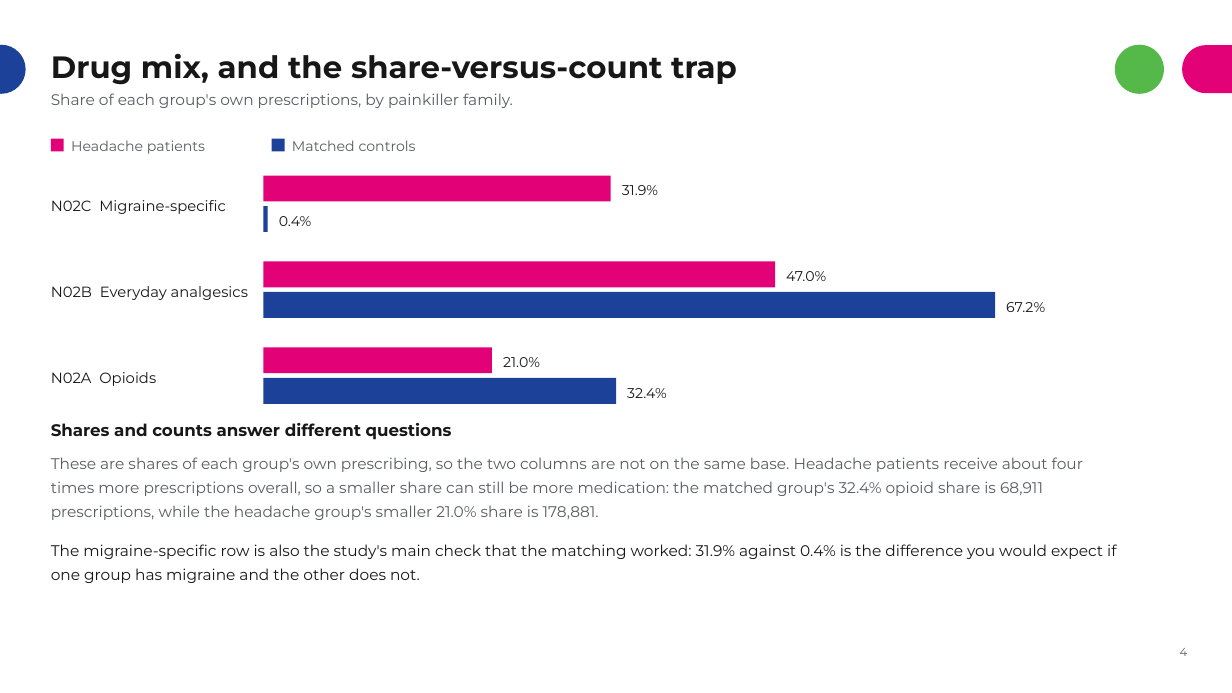
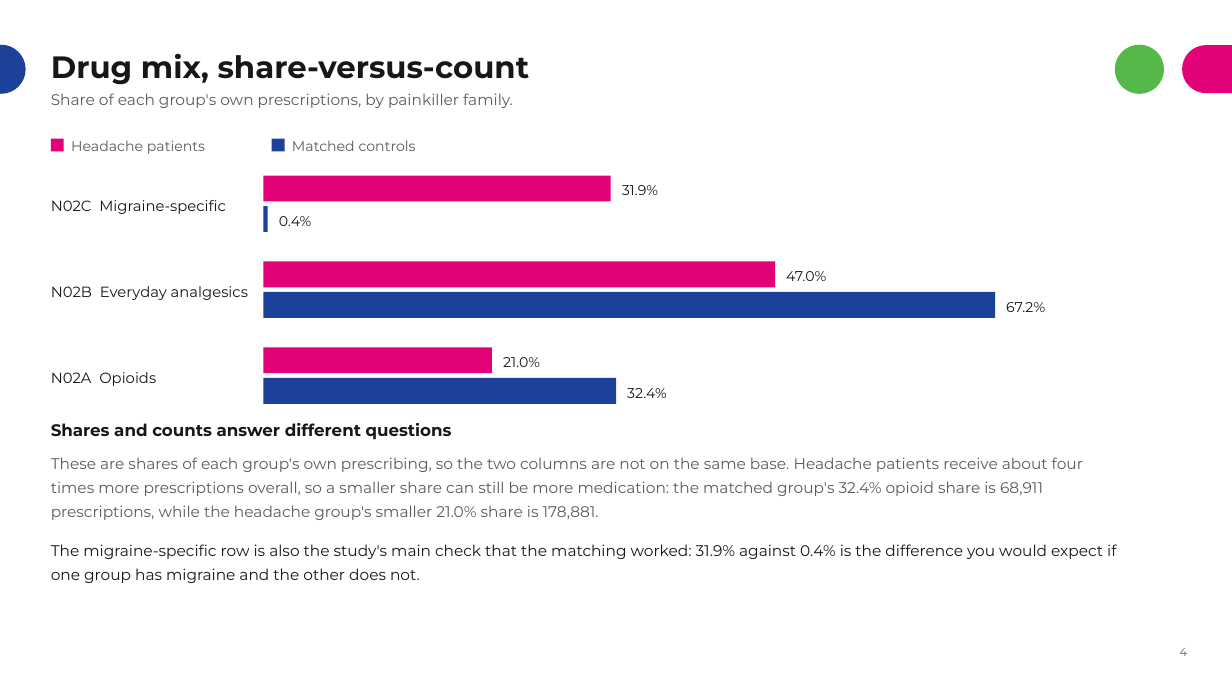
Before and after one commit to rj-irvine/de-migraine, a slide deck: slide 4 of documents/DE_Migraine_Treatment_Patterns_Summary.pptx. Drawn at 1232x693 pixels with LibreOffice and Linux fonts; fonts in the diff are those of the drawing. Boxes give left, top, right and bottom in pixels: in the first picture for what was removed or moved away, otherwise in the second. Text is boxed around its words. In the diff, an @@ line names an element or a change of style, - is before the commit and + after.

```diff
--- a/documents/DE_Migraine_Treatment_Patterns_Summary.pptx
+++ b/documents/DE_Migraine_Treatment_Patterns_Summary.pptx
@@ title at (51, 54, 530, 85): text changed @@
-Drug mix, and the share-versus-count trap
+Drug mix, share-versus-count
```
Also in this commit, not shown: 3 other slides changed.
